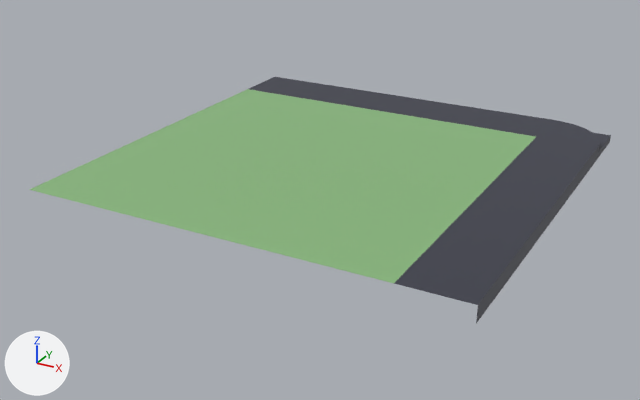
The FBX model FYPGame3/Assets/Art/Models/Pavements/grass_Intersection_edge.fbx, before and after one commit.
One viewpoint serves both versions: a 50 mm camera at (8.81, -17.27, 7.65) aimed at (-0.36, -0.59, -0.69). Lighting does not change. The marker at lower left points along +X, +Y and +Z. Where no turn or scale is listed for an object, it has been applied to the vertices.

Before the edit, the objects in view are built like this:
```python
me_mesh = bpy.data.meshes.new('Mesh')
me_mesh.from_pydata(...)  # 45 vertices, 39 faces; spans x -5.0..5.0, y -5.0..5.0, z -0.09..0.26
me_mesh.materials.append(mat_lambert53)  # picture img_textureatlas_a_png
# before: 5 (5.0, -5.0, 0.09) at pixel (477, 314), 6 (5.0, 3.55, 0.09) at pixel (597, 152), 14 (5.0, 3.5, 0.09) at pixel (597, 153), 39 (5.0, 3.55, -0.09) at pixel (596, 159), 40 (5.0, 3.5, -0.09) at pixel (596, 160)
# before: 44 (5.0, -5.0, -0.09) at pixel (476, 323)
ob_grass_intersection_edge = bpy.data.objects.new('grass_intersection_edge', me_mesh)
ob_grass_intersection_edge.location = (0.0, 0.0, 0.0)
```
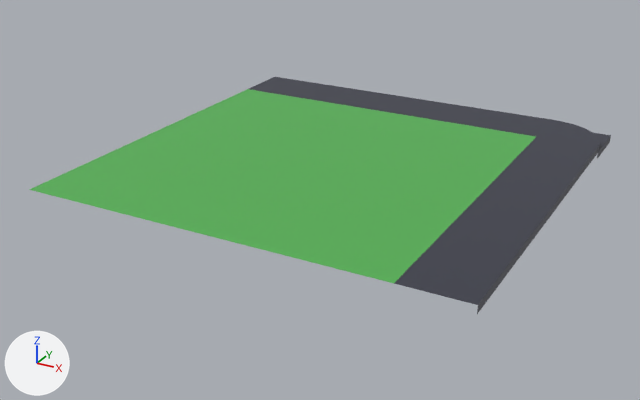
The newer file is also turned or shifted as a whole; pictures and numbers use the older file's frame.

Pixel boxes (x1, y1, x2, y2) of what changed, in the pictures (640 x 400 px):
'grass_intersection_edge', reshaped
    before: (29, 77, 611, 323)
    after: (29, 77, 611, 314)
part 1 of me_mesh, deleted
    before: (476, 153, 598, 323)
part 2 of me_mesh, surface changed
    both: (29, 89, 536, 283)

Diff of the bpy script that builds the scene:
```diff
--- a/FYPGame3/Assets/Art/Models/Pavements/grass_Intersection_edge.fbx.py
+++ b/FYPGame3/Assets/Art/Models/Pavements/grass_Intersection_edge.fbx.py
@@ me_mesh @@
 # used by ob_grass_intersection_edge; location = (0.0, 0.0, 0.0)
 # verts and faces of me_mesh; kept vertices keep their numbers, new ones are numbered from 45
-me_mesh.from_pydata(...)  # 45 vertices, 39 faces; spans x -5.0..5.0, y -5.0..5.0, z -0.09..0.26
+me_mesh.from_pydata(...)  # 43 vertices, 37 faces; spans x -5.0..5.0, y -5.0..5.0, z -0.09..0.26
+# me_mesh part 1
+delete_vertices([40, 44])  # with the faces that use them
+# me_mesh part 2: 1 kept faces spanning x -5.0..3.5, y -5.0..3.5, z 0.26 get new texture (UV) coordinates
 me_mesh.materials.append(mat_lambert53)
```
